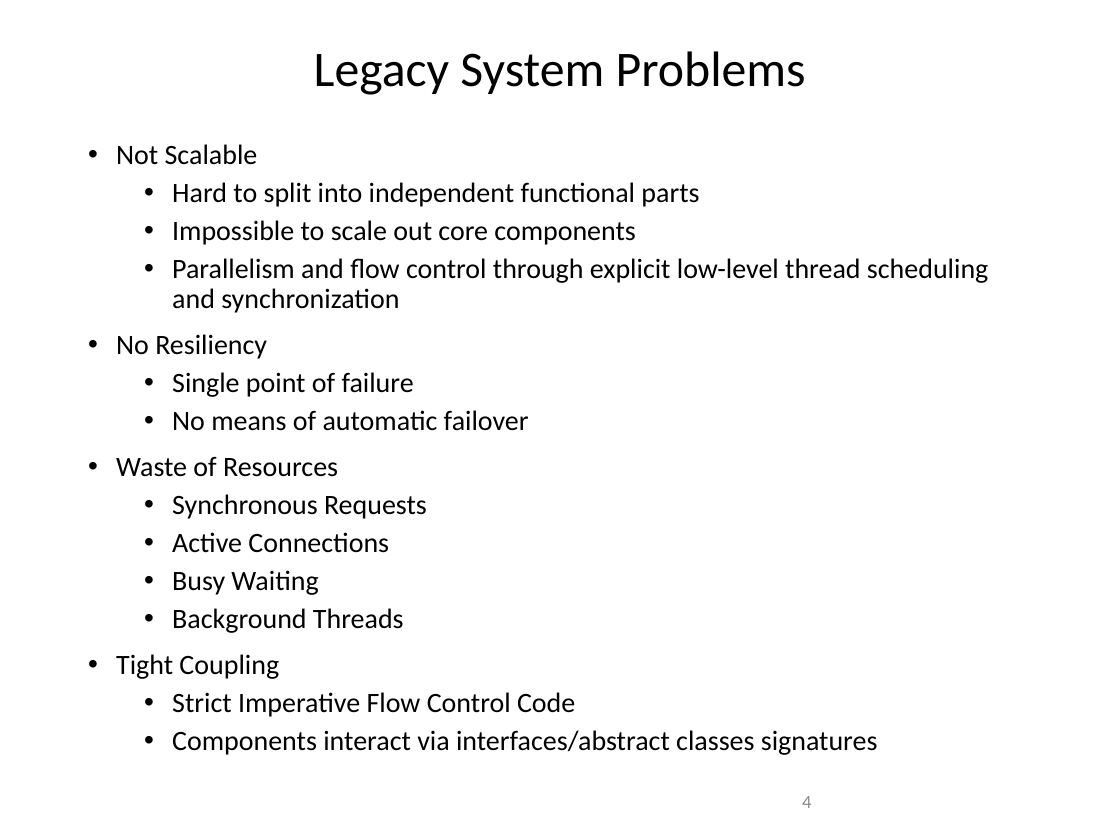
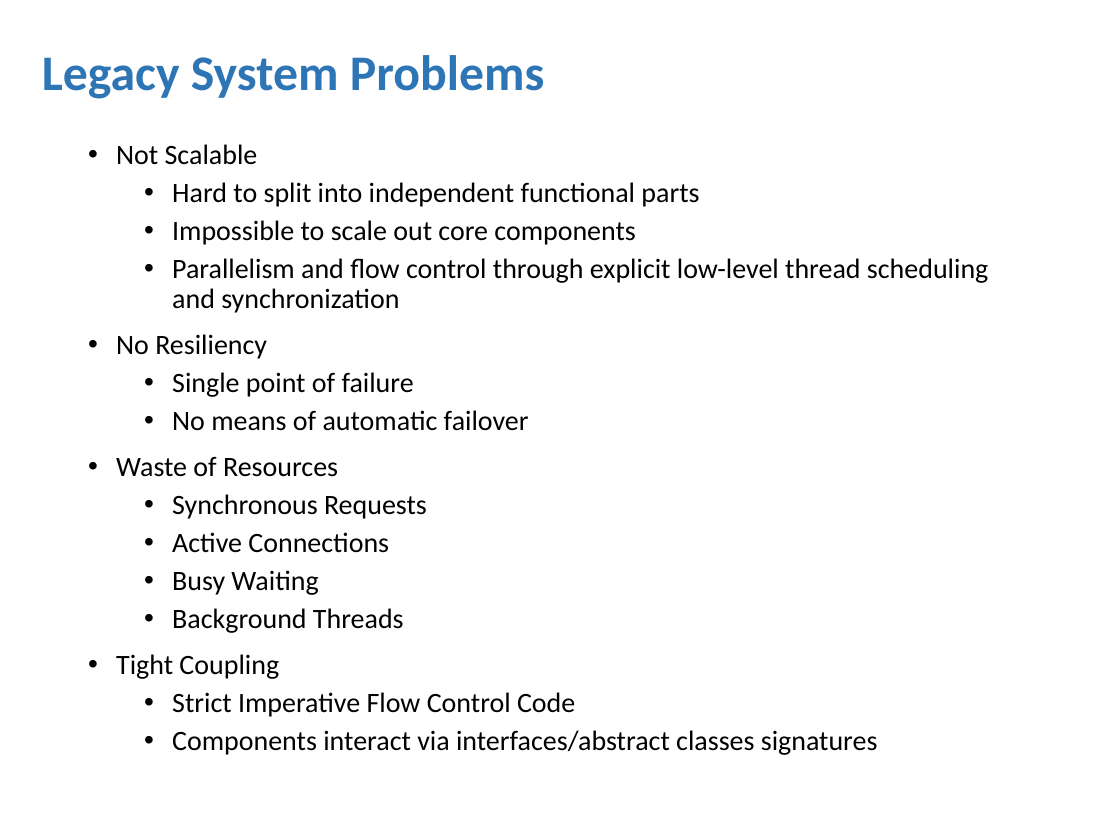
Before and after one commit to amichel/PaymentsGateway.MassTransit.Demo, a slide deck: slide 4 of Presentation/Service Bus Integration Patterns.pptx. Drawn at 1120x840 pixels with LibreOffice and Linux fonts; fonts in the diff are those of the drawing; background and template pictures are left out. Boxes give left, top, right and bottom in pixels: in the first picture for what was removed or moved away, otherwise in the second. Text is boxed around its words. In the diff, an @@ line names an element or a change of style, - is before the commit and + after.

```diff
--- a/Presentation/Service Bus Integration Patterns.pptx
+++ b/Presentation/Service Bus Integration Patterns.pptx
@@ title "Legacy System Problems": place and size @@
-title "Legacy System Problems" at [314, 51, 806, 95]
+title "Legacy System Problems" at [42, 55, 545, 99]
@@ title "Legacy System Problems" at [42, 55, 545, 99]: text colour #000000 to #2E75B6, bold on; alignment centre to left @@
@@ page number removed at [802, 796, 811, 808] @@
-4
```
Also in this commit, not shown: 14 other slides changed, 1 slide added, 2 slides removed, 2 other files.
